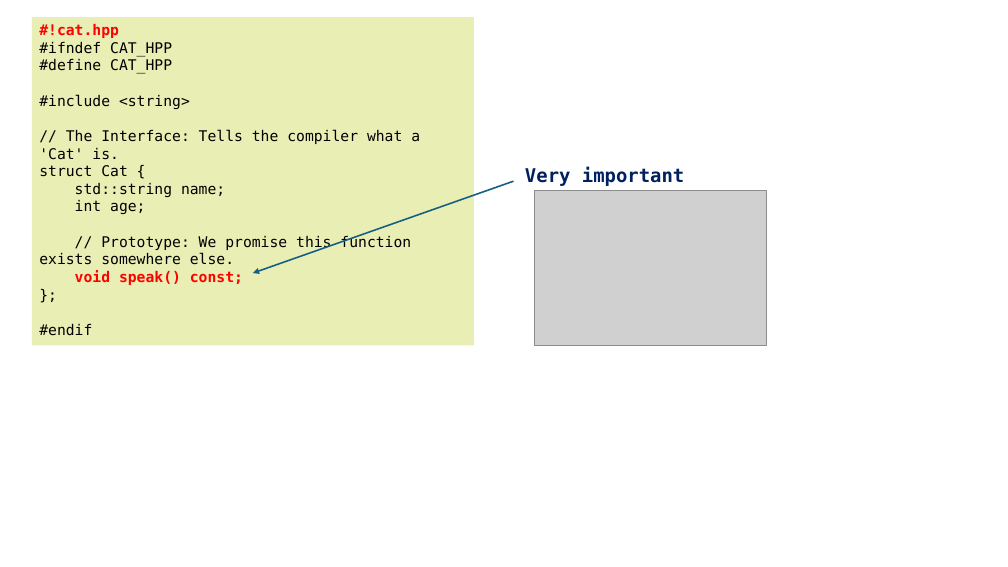
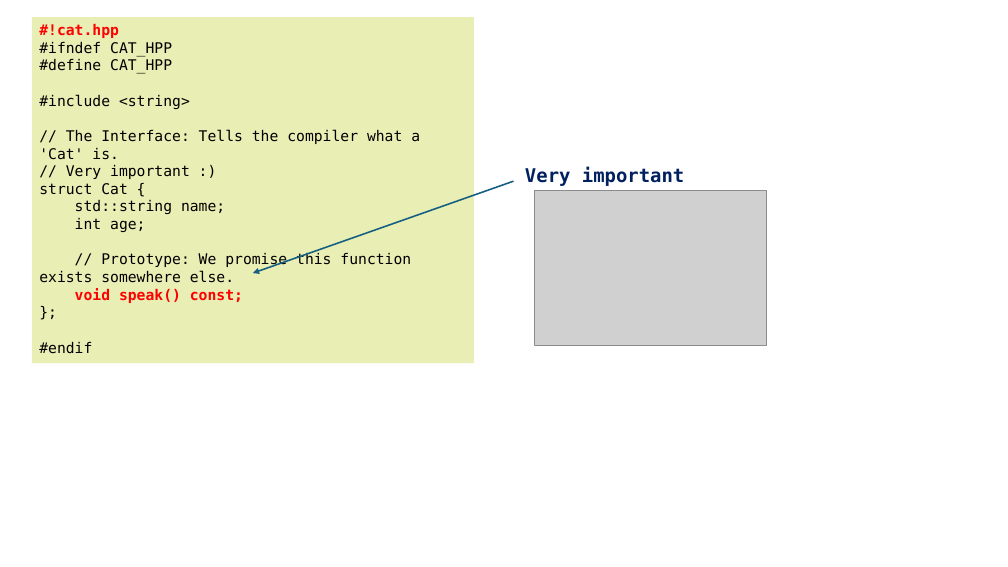
Before and after one commit to CATISNOTSODIUM/pptx-probe, a slide deck: slide 1 of example/example1.pptx. Drawn at 1008x567 pixels with LibreOffice and Linux fonts; fonts in the diff are those of the drawing; grey boxes stand for pictures. Boxes give left, top, right and bottom in pixels: in the first picture for what was removed or moved away, otherwise in the second. Text is boxed around its words. In the diff, an @@ line names an element or a change of style, - is before the commit and + after.

```diff
--- a/example/example1.pptx
+++ b/example/example1.pptx
@@ rectangle "#!cat.hpp": place and size @@
-rectangle "#!cat.hpp" at <box>32,17,474,346</box>
+rectangle "#!cat.hpp" at <box>32,17,474,364</box>
@@ text in rectangle at <box>66,164,190,179</box>: paragraph added @@
+// Very important :)
```
Also in this commit, not shown: 3 other slides changed, 5 other files.
